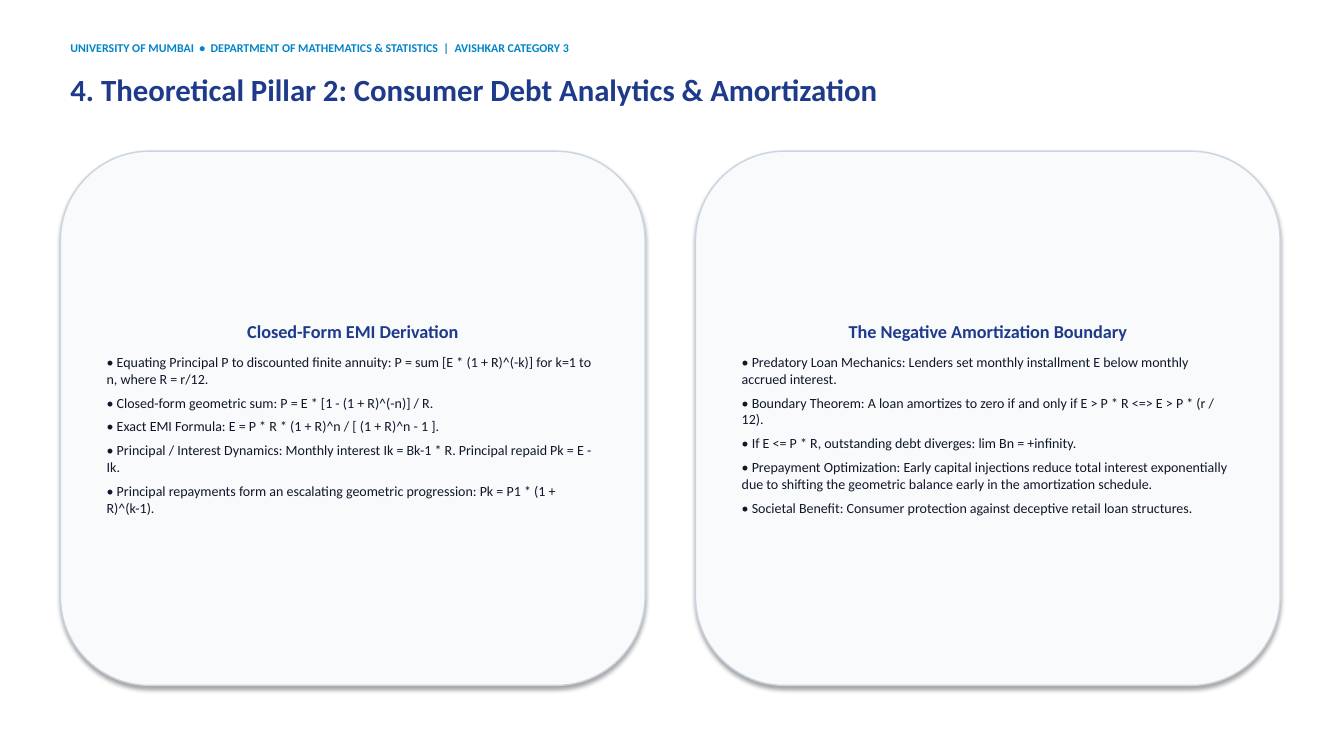
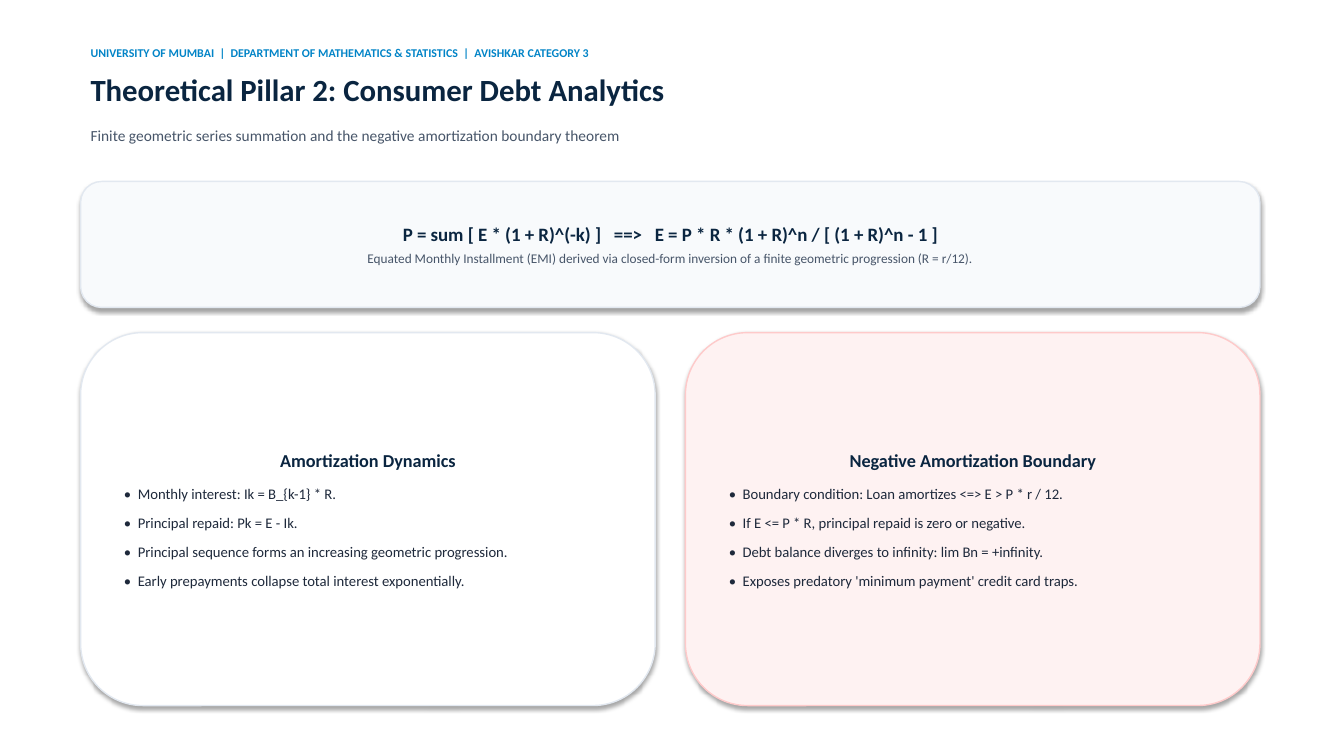
Before and after one commit to AlmightyXZen/Financial-Decision-Support-System, a slide deck: slide 5 of presentation/FDSS_Seminar_Presentation.pptx. Drawn at 1344x756 pixels with LibreOffice and Linux fonts; fonts in the diff are those of the drawing. Boxes give left, top, right and bottom in pixels: in the first picture for what was removed or moved away, otherwise in the second. Text is boxed around its words. In the diff, an @@ line names an element or a change of style, - is before the commit and + after.

Commit message:
style(presentation): redesign slides with LaTeX aesthetic, equation heroes, and natural human script

```diff
--- a/presentation/FDSS_Seminar_Presentation.pptx
+++ b/presentation/FDSS_Seminar_Presentation.pptx
@@ text at (x1=91, y1=49, x2=589, y2=57): text changed @@
-UNIVERSITY OF MUMBAI • DEPARTMENT OF MATHEMATICS & STATISTICS | AVISHKAR CATEGORY 3
+UNIVERSITY OF MUMBAI | DEPARTMENT OF MATHEMATICS & STATISTICS | AVISHKAR CATEGORY 3
@@ text at (x1=91, y1=79, x2=665, y2=106): text changed; text colour #1E3A8A to #0A2540 @@
-4. Theoretical Pillar 2: Consumer Debt Analytics & Amortization
+Theoretical Pillar 2: Consumer Debt Analytics
@@ text added at (x1=91, y1=130, x2=619, y2=144), 11 pt, text #475569 @@
+Finite geometric series summation and the negative amortization boundary theorem
@@ rounded rectangle removed at (x1=60, y1=151, x2=645, y2=686) @@
-Closed-Form EMI Derivation
-• Equating Principal P to discounted finite annuity: P = sum [E * (1 + R)^(-k)] for k=1 to n, where R = r/12.
-• Closed-form geometric sum: P = E * [1 - (1 + R)^(-n)] / R.
-• Exact EMI Formula: E = P * R * (1 + R)^n / [ (1 + R)^n - 1 ].
-• Principal / Interest Dynamics: Monthly interest Ik = Bk-1 * R. Principal repaid Pk = E - Ik.
-• Principal repayments form an escalating geometric progression: Pk = P1 * (1 + R)^(k-1).
@@ rounded rectangle "P = sum [ E ..." resized from (x1=696, y1=151, x2=1280, y2=686) to (x1=81, y1=181, x2=1260, y2=308) @@
@@ rounded rectangle "P = sum [ E ..." at (x1=81, y1=181, x2=1260, y2=308): outline #CBD5E1 1 pt to #E2E8F0 1 pt @@
@@ text in rounded rectangle at (x1=367, y1=227, x2=973, y2=266): text changed; size 10 to 9.5 pt; text colour #0F172A to #475569 @@
-The Negative Amortization Boundary
-• Predatory Loan Mechanics: Lenders set monthly installment E below monthly accrued interest.
-• Boundary Theorem: A loan amortizes to zero if and only if E > P * R <=> E > P * (r / 12).
-• If E <= P * R, outstanding debt diverges: lim Bn = +infinity.
-• Prepayment Optimization: Early capital injections reduce total interest exponentially due to shifting the geometric balance early in the amortization schedule.
-• Societal Benefit: Consumer protection against deceptive retail loan structures.
+P = sum [ E * (1 + R)^(-k) ] ==> E = P * R * (1 + R)^n / [ (1 + R)^n - 1 ]
+Equated Monthly Installment (EMI) derived via closed-form inversion of a finite geometric progression (R = r/12).
@@ rounded rectangle added at (x1=81, y1=333, x2=655, y2=706), fill #FFFFFF, outline #E2E8F0 1 pt, 10.5 pt, text #1E293B @@
+Amortization Dynamics
+• Monthly interest: Ik = B_{k-1} * R.
+• Principal repaid: Pk = E - Ik.
+• Principal sequence forms an increasing geometric progression.
+• Early prepayments collapse total interest exponentially.
@@ rounded rectangle added at (x1=686, y1=333, x2=1260, y2=706), fill #FEF2F2, outline #FECACA 1 pt, 10.5 pt, text #1E293B @@
+Negative Amortization Boundary
+• Boundary condition: Loan amortizes <=> E > P * r / 12.
+• If E <= P * R, principal repaid is zero or negative.
+• Debt balance diverges to infinity: lim Bn = +infinity.
+• Exposes predatory 'minimum payment' credit card traps.
```
Also in this commit, not shown: 7 other slides changed, 2 slides added, 2 slides removed, 4 other files.
